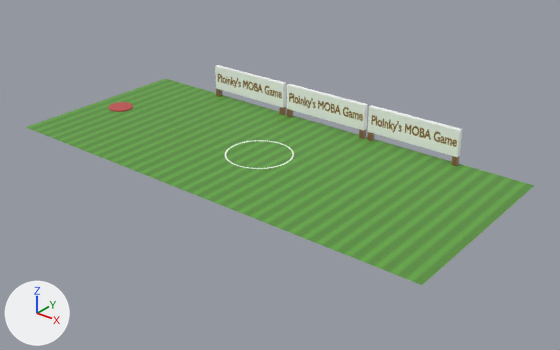
Renders of the glTF model resources/assets_raw/maps/map1/map1.glb from each side of a commit.
Rendered twice from a 50 mm camera at (5060.0, -3149.0, 2307.0) aimed at (1917.0, 780.0, -129.0). Lighting does not change. The marker at lower left points along +X, +Y and +Z. The picture after the commit comes second.
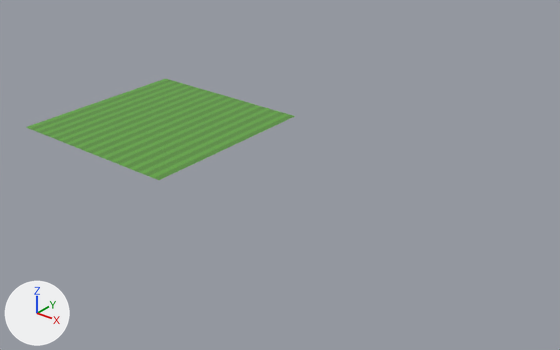
Edits to the bpy script that builds the scene:
```text
Remove ob_cylinder:
    ob_cylinder = bpy.data.objects.new('Cylinder', me_cylinder)
    ob_cylinder.location = (0.0, 0.0, 0.0)
Remove ob_plane_033:
    ob_plane_033 = bpy.data.objects.new('Plane.033', me_plane)
    ob_plane_033.location = (0.0, 0.0, 0.0)
Remove ob_cube:
    ob_cube = bpy.data.objects.new('Cube', me_cube)
    ob_cube.location = (0.0, 0.0, 0.0)
Remove ob_plane_001:
    ob_plane_001 = bpy.data.objects.new('Plane.001', me_plane_001)
    ob_plane_001.location = (0.0, 0.0, 0.0)
Remove ob_plane_002:
    ob_plane_002 = bpy.data.objects.new('Plane.002', me_plane_002)
    ob_plane_002.location = (0.0, 0.0, 0.0)
Remove ob_plane_006:
    ob_plane_006 = bpy.data.objects.new('Plane.006', me_plane_006)
    ob_plane_006.location = (0.0, 0.0, 0.0)
Remove ob_plane_007:
    ob_plane_007 = bpy.data.objects.new('Plane.007', me_plane_007)
    ob_plane_007.location = (0.0, 0.0, 0.0)
Remove ob_plane_009:
    ob_plane_009 = bpy.data.objects.new('Plane.009', me_plane_009)
    ob_plane_009.location = (0.0, 0.0, 0.0)
Remove ob_plane_020:
    ob_plane_020 = bpy.data.objects.new('Plane.020', me_plane_020)
    ob_plane_020.location = (0.0, 0.0, 0.0)
Remove ob_plane_021:
    ob_plane_021 = bpy.data.objects.new('Plane.021', me_plane_021)
    ob_plane_021.location = (0.0, 0.0, 0.0)
Remove ob_plane_023:
    ob_plane_023 = bpy.data.objects.new('Plane.023', me_plane_023)
    ob_plane_023.location = (0.0, 0.0, 0.0)
Remove ob_cube_001:
    ob_cube_001 = bpy.data.objects.new('Cube.001', me_cube_001)
    ob_cube_001.location = (0.0, 0.0, 0.0)
Remove ob_cube_002:
    ob_cube_002 = bpy.data.objects.new('Cube.002', me_cube_002)
    ob_cube_002.location = (0.0, 0.0, 0.0)
Remove ob_plane_008:
    ob_plane_008 = bpy.data.objects.new('Plane.008', me_plane_008)
    ob_plane_008.location = (0.0, 0.0, 0.0)
Remove ob_plane_010:
    ob_plane_010 = bpy.data.objects.new('Plane.010', me_plane_010)
    ob_plane_010.location = (0.0, 0.0, 0.0)
Remove ob_plane_011:
    ob_plane_011 = bpy.data.objects.new('Plane.011', me_plane_011)
    ob_plane_011.location = (0.0, 0.0, 0.0)
```

Boxes [x1, y1, x2, y2] around the edits, measured in the pictures (560 x 350 px):
'Plane.011', deleted (green): before [344, 220, 465, 285]
'Plane.021', deleted (green): before [275, 196, 390, 254]
'Plane.010', deleted (green): before [391, 191, 502, 247]
'Plane.020', deleted (green): before [214, 175, 323, 226]
'Cube.002', deleted: before [367, 105, 462, 166]
'Plane.007', deleted (green): before [324, 171, 430, 220]
'Plane.008', deleted (green): before [431, 166, 534, 214]
'Plane.023', deleted (green): before [159, 156, 263, 202]
'Plane.006', deleted (green): before [264, 152, 366, 196]
'Cube.001', deleted: before [287, 84, 368, 139]
'Plane.001', deleted (green): before [366, 148, 465, 191]
'Plane.033', deleted (green): before [211, 135, 307, 175]
'Plane.002', deleted (green): before [308, 131, 403, 170]
'Cube', deleted: before [215, 65, 286, 115]
'Plane.009', deleted (green): before [256, 116, 346, 152]
'Cylinder', deleted: before [108, 102, 133, 112]
